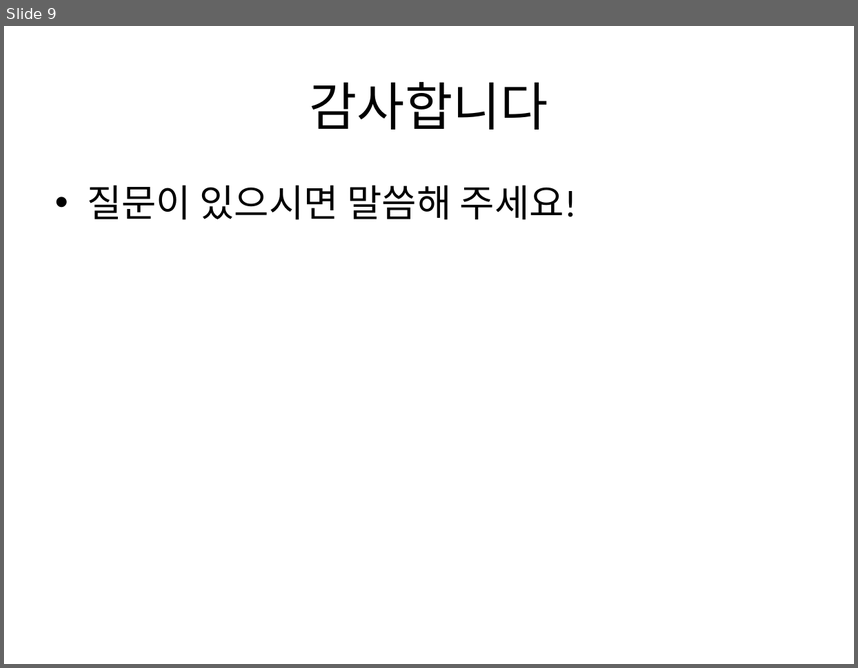
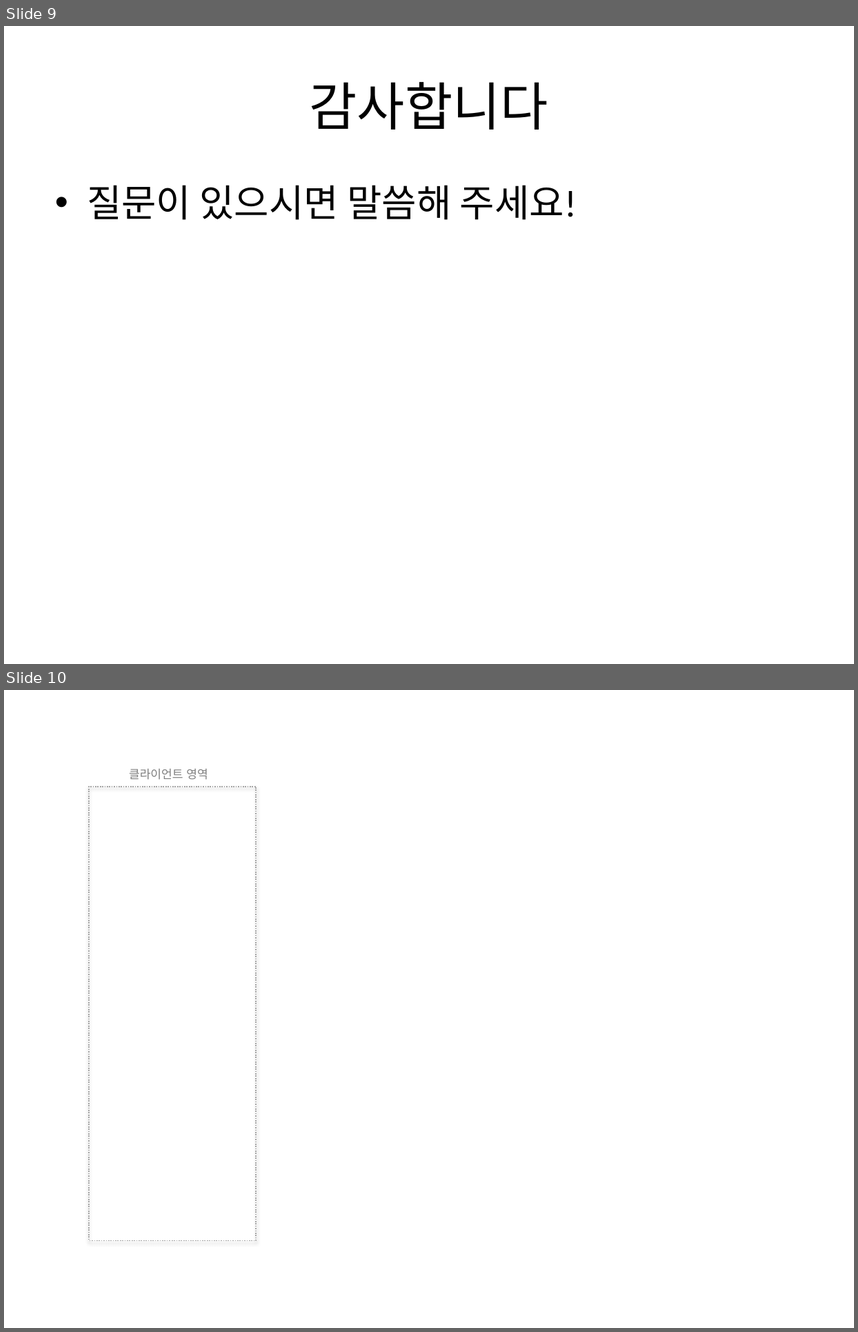
Before and after one commit to junhyuk000/PopcornAPP, a slide deck: MovieInfoAPP_Presentation.pptx. Shown one above the other, each under a label of ours: slide 9 before the commit, slides 9 and 10 after it. The pictures are 858x668 and 858x1332 pixels, drawn with LibreOffice and Linux fonts; fonts in the diff are those of the drawing. Boxes give left, top, right and bottom in pixels: in the first picture for what was removed or moved away, otherwise in the second. Text is boxed around its words. In the diff, an @@ line names an element or a change of style, - is before the commit and + after.

```diff
--- a/MovieInfoAPP_Presentation.pptx
+++ b/MovieInfoAPP_Presentation.pptx
@@ slide 10 added at bbox=[4, 690, 854, 1328], background #FFFFFF @@
@@ text added at bbox=[129, 769, 208, 780], 10 pt, text #808080 @@
+클라이언트 영역
@@ rectangle added at bbox=[89, 787, 257, 1241], outline #A6A6A6 1 pt dashed @@
```
Also in this commit, not shown: 3 slides changed, 3 other files.
